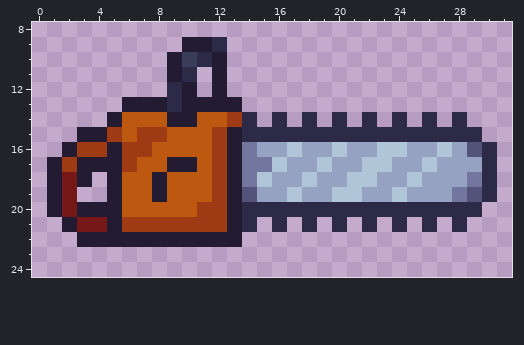
Edited in one commit: pixel-art sprite (Assets/Resources/Sprites/chainsaw.png). Above is the file before it was changed.
The file is 32x32 pixels. Shown: x 0..31, y 8..24.
The same view after the edit:
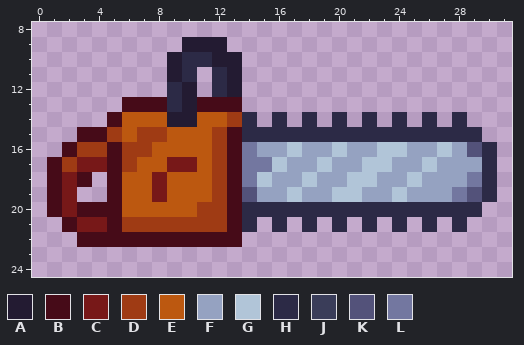
Palette (. is transparent): A #231b32  B #460b18  C #771818  D #9f3b14  E #bc5810  F #95a2c1  G #b1c5d8  H #2c2a46  J #3a3d59  K #53527a  L #7377a0
What changed:
The edit adds colour A in rows 10 to 12 at x 13.
Colour H gives way to colour A in row 9 at x 12.
Colour A gives way to colour B in row 13 at x 6 to 8 and 11 to 13; in row 14 at x 5; in row 15 at x 3 to 4 and 13; in row 16 at x 2, 5 and 13; in row 17 at x 1, 5 and 13; in row 18 at x 1, 3, 5 and 13.
Colour A gives way to colour B in row 19 at x 1, 5 and 13; in row 20 at x 1, 3 to 5 and 13; in row 21 at x 2, 5 and 13; in row 22 at x 3 to 13.
Colour A gives way to colour C in row 17 at x 3 to 4 and 9 to 10; in rows 18 to 19 at x 8.
Colour A gives way to colour H in rows 11 to 12 at x 12.
Colour J gives way to colour H in row 10 at x 10.
Pixel boxes of the changes (left, top, right, bottom) in both pictures:
changed: (47, 37, 242, 247)
